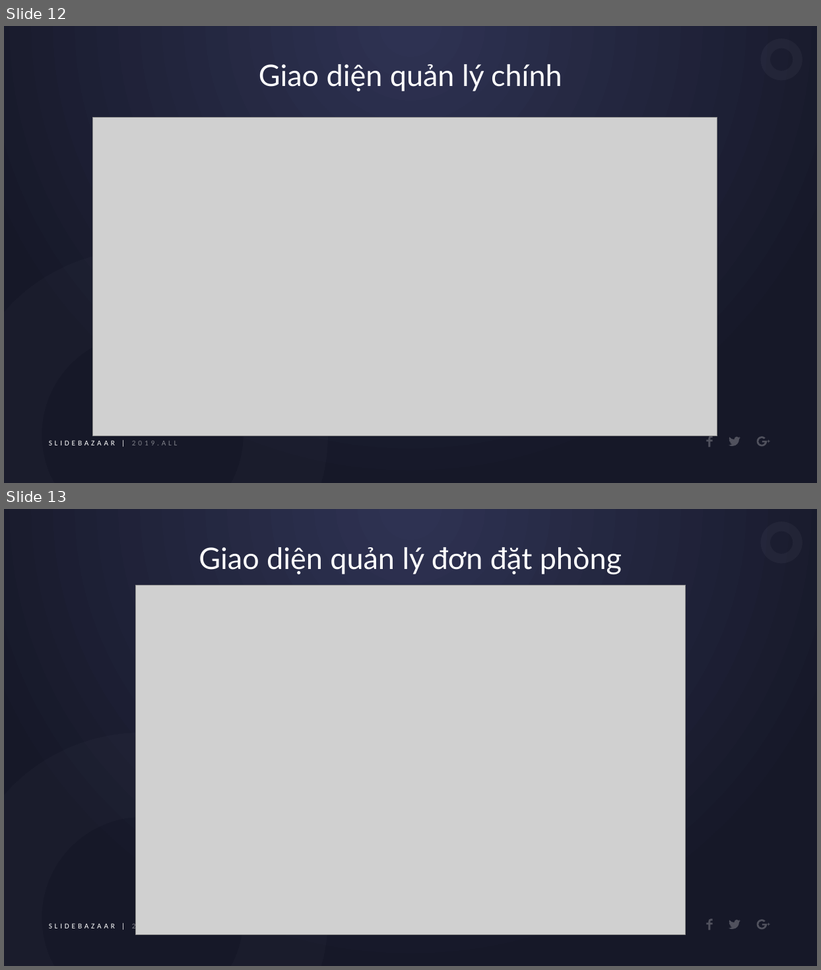
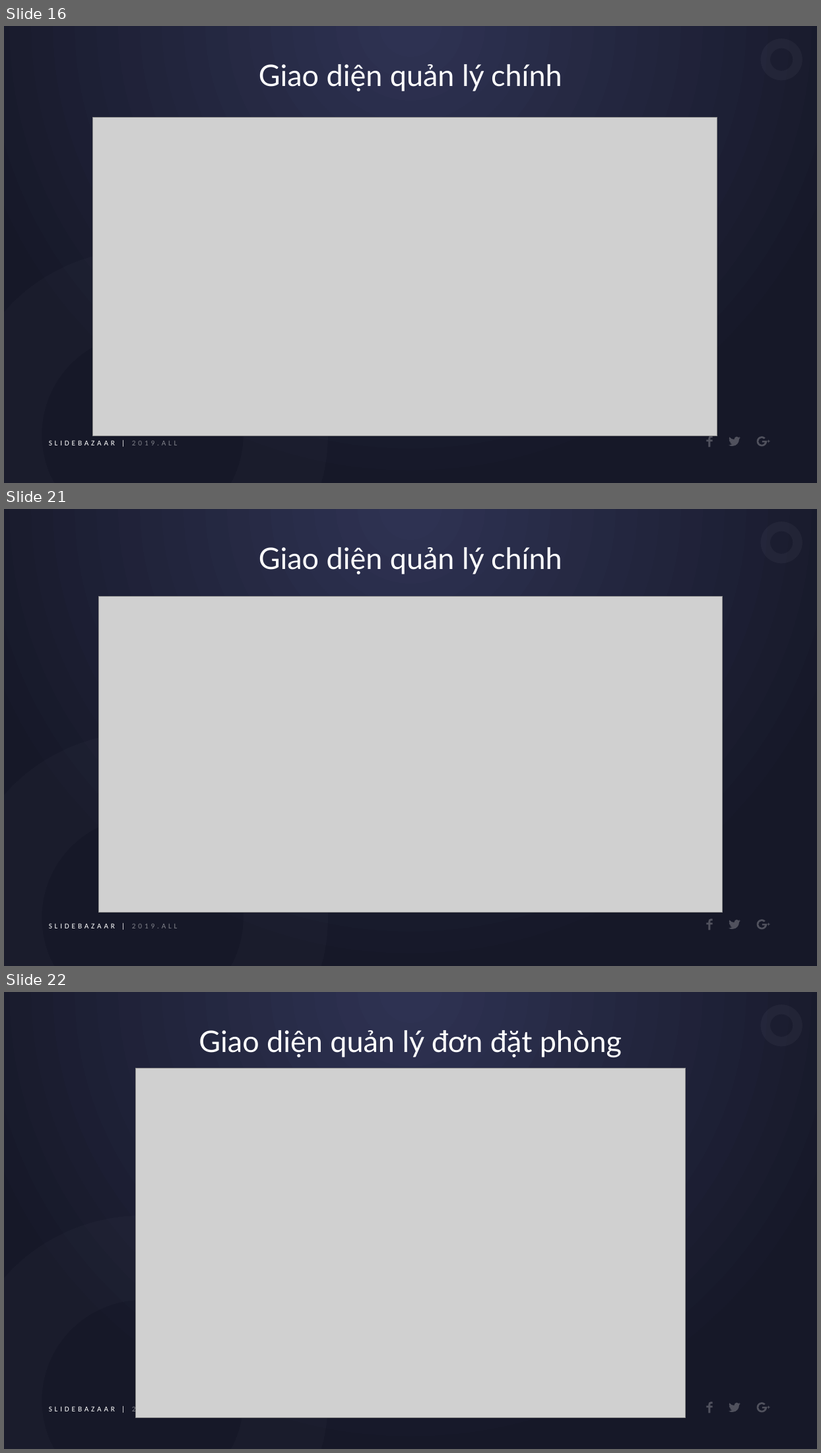
Before and after one commit to H2Q318/HQN-Team, a slide deck: Documents/BaoCao/SlidePBL3.pptx. Shown one above the other, each under a label of ours: slides 12 and 13 before the commit, slides 16, 21 and 22 after it; the slides between them are not shown. The pictures are 821x970 and 821x1453 pixels, drawn with LibreOffice and Linux fonts; fonts in the diff are those of the drawing; grey boxes stand for pictures. Boxes give left, top, right and bottom in pixels: in the first picture for what was removed or moved away, otherwise in the second. Text is boxed around its words. In the diff, an @@ line names an element or a change of style, - is before the commit and + after.

```diff
--- a/Documents/BaoCao/SlidePBL3.pptx
+++ b/Documents/BaoCao/SlidePBL3.pptx
@@ slide 21 added at [4, 509, 817, 966], background gradient #2E3252 to #161828; not listed: 7 template elements that a slide beside it also shows @@
@@ text added at [259, 547, 562, 574], 35 pt, text #FFFFFF @@
+Giao diện quản lý chính
@@ picture added at [98, 596, 723, 913] @@
@@ what was slide 12 is now slide 16 @@
@@ what was slide 13 is now slide 22 @@
```
Also in this commit, not shown: 9 other slides added, 13 other files.
